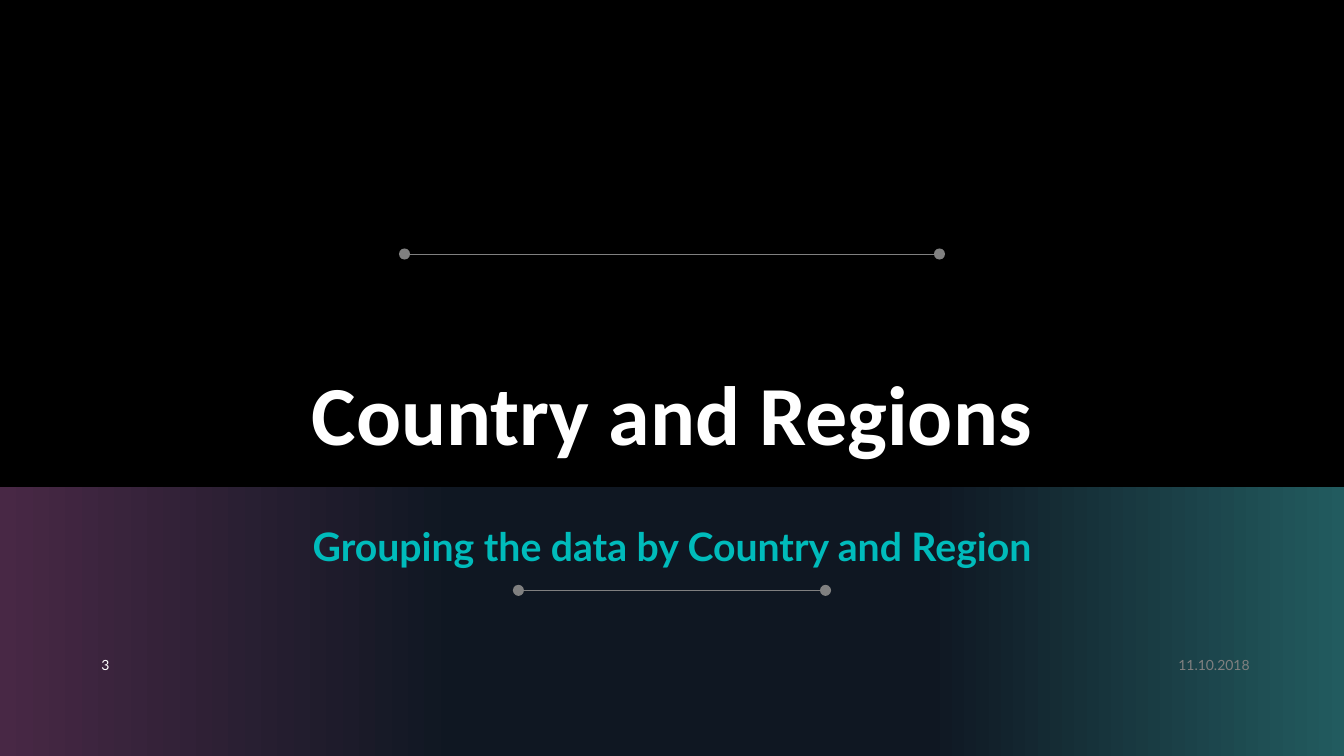
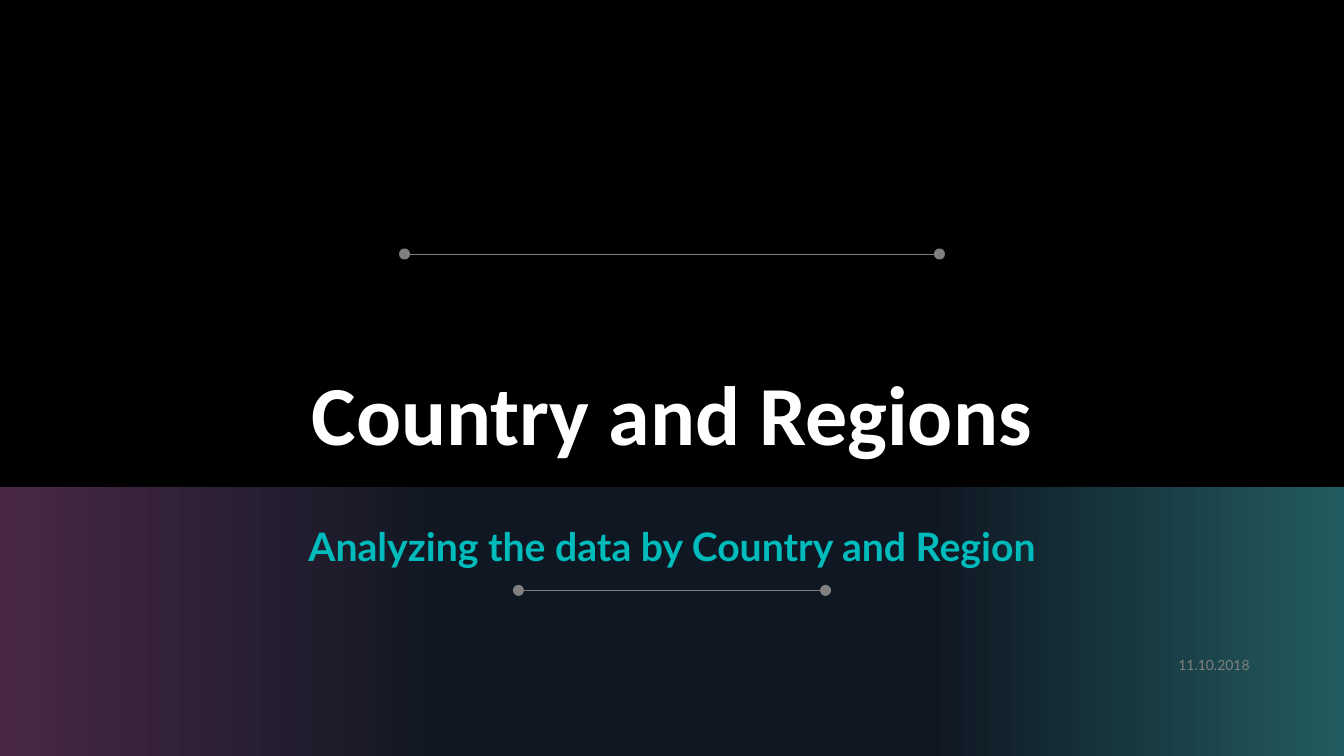
Before and after one commit to madengr00/PourTaste, a slide deck: slide 3 of Output/pourtaste_3.pptx. Drawn at 1344x756 pixels with LibreOffice and Linux fonts; fonts in the diff are those of the drawing; background and template pictures are left out. Boxes give left, top, right and bottom in pixels: in the first picture for what was removed or moved away, otherwise in the second. Text is boxed around its words. In the diff, an @@ line names an element or a change of style, - is before the commit and + after.

```diff
--- a/Output/pourtaste_3.pptx
+++ b/Output/pourtaste_3.pptx
@@ subtitle at <box>308,532,1036,568</box>: text changed @@
-Grouping the data by Country and Region
+Analyzing the data by Country and Region
@@ page number removed at <box>101,660,109,670</box> @@
-3
```
Also in this commit, not shown: 17 other slides changed, 2 slides added, 1 slide removed, 2 other files.
